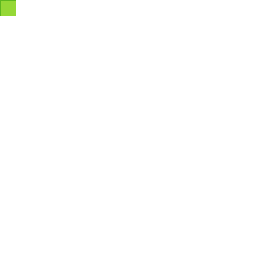
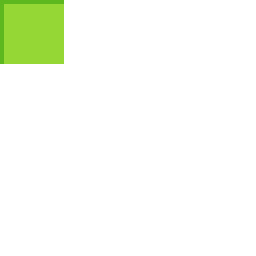
Two versions of the same layered image (256x256). Layer-by-layer changes:
removed layer "Layer" over [1, 1, 16, 16]
renamed "Background" to "world_tiles.png", showed it, painted on it over [0, 0, 64, 64]
